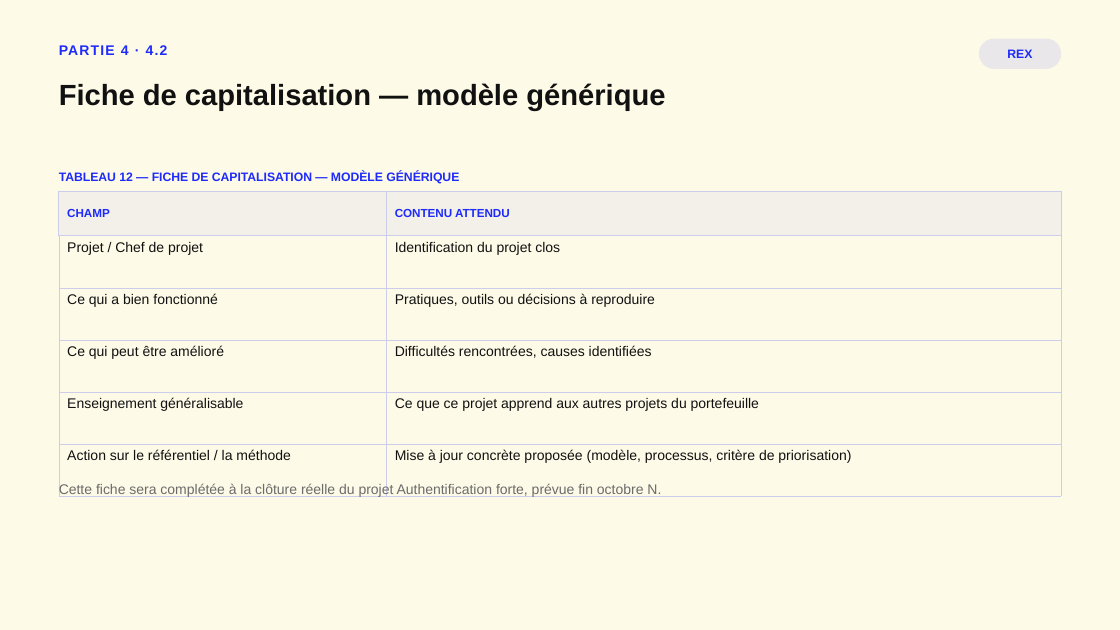
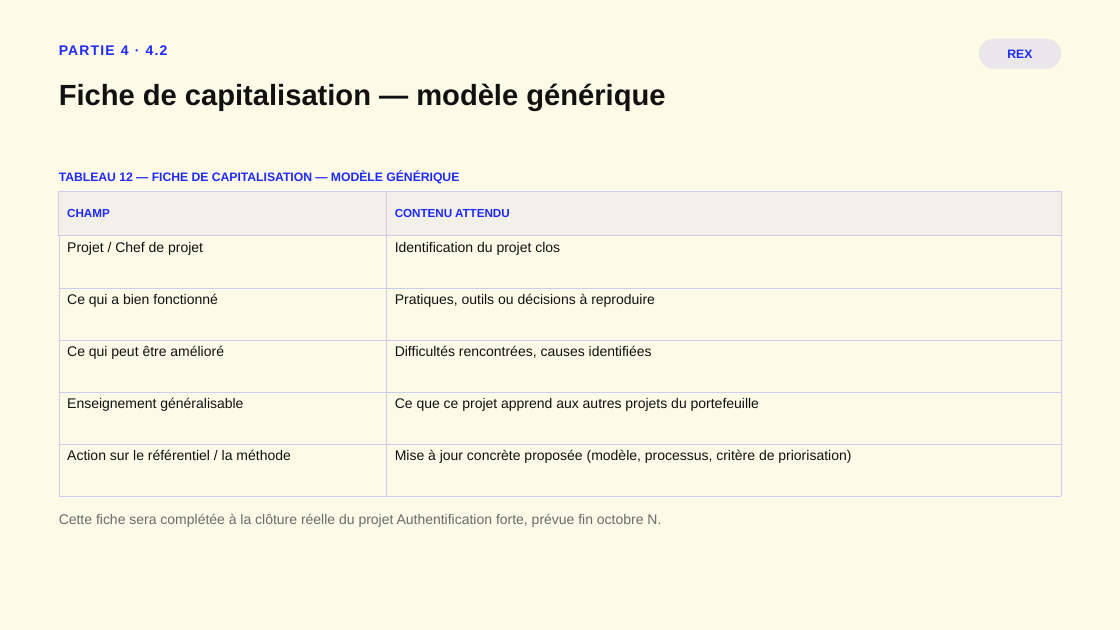
Before and after one commit to adrienlebg64/pptx, a slide deck: slide 22 of TimeEats_Portefeuille_DSI.pptx. Drawn at 1120x630 pixels with LibreOffice and Linux fonts; fonts in the diff are those of the drawing. Boxes give left, top, right and bottom in pixels: in the first picture for what was removed or moved away, otherwise in the second. Text is boxed around its words. In the diff, an @@ line names an element or a change of style, - is before the commit and + after.

```diff
--- a/TimeEats_Portefeuille_DSI.pptx
+++ b/TimeEats_Portefeuille_DSI.pptx
@@ text "Cette fiche sera complétée à ...": place and size @@
-text "Cette fiche sera complétée à ..." at [59,483,661,497]
+text "Cette fiche sera complétée à ..." at [59,513,661,527]
```
Also in this commit, not shown: 7 other slides changed, 2 other files.
